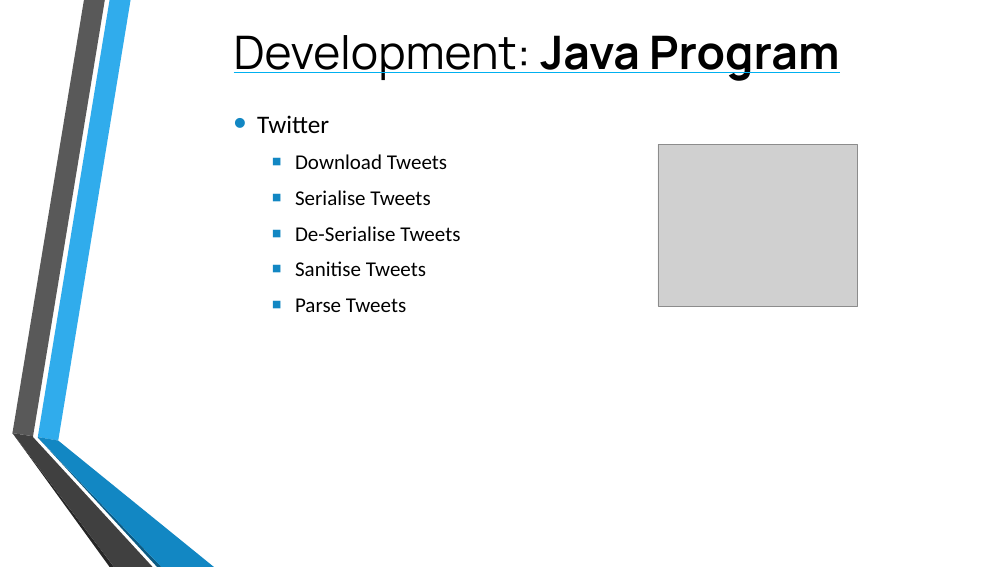
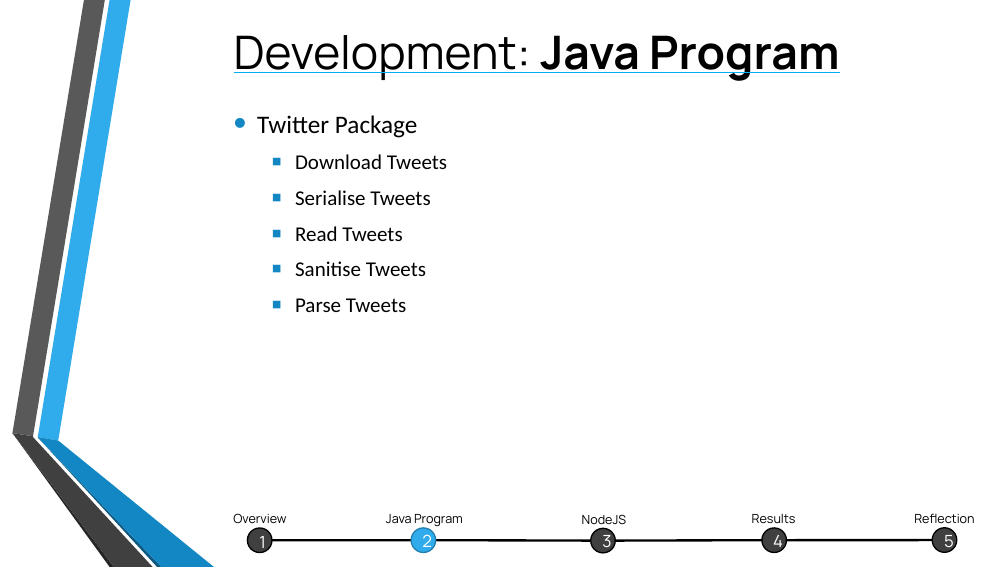
Before and after one commit to TomPlum/major-project, a slide deck: slide 8 of Assessed Work/CPU6001 - Project Viva Presentation.pptx. Drawn at 1008x567 pixels with LibreOffice and Linux fonts; fonts in the diff are those of the drawing; grey boxes stand for pictures; background and template pictures are left out. Boxes give left, top, right and bottom in pixels: in the first picture for what was removed or moved away, otherwise in the second. Text is boxed around its words. In the diff, an @@ line names an element or a change of style, - is before the commit and + after.

```diff
--- a/Assessed Work/CPU6001 - Project Viva Presentation.pptx
+++ b/Assessed Work/CPU6001 - Project Viva Presentation.pptx
@@ text at (257,115,417,138): text changed @@
-• Twitter
+• Twitter Package
@@ picture removed at (658,144,857,306) @@
@@ text at (295,226,402,241): text changed @@
-  ▪ De-Serialise Tweets
+  ▪ Read Tweets
@@ text added at (233,513,286,523), 12 pt, text #000000 @@
+Overview
@@ ellipse added at (247,528,272,553), fill #404040, outline #000000 1.25 pt @@
@@ text added at (259,536,266,553), 16 pt, text #FFFFFF @@
+1
@@ text added at (386,514,463,526), 12 pt, text #000000 @@
+Java Program
@@ ellipse added at (411,528,436,553), fill #30ACEC, outline #247FAF 1.25 pt @@
@@ text added at (422,531,432,552), 16 pt, text #FFFFFF @@
+2
@@ text added at (582,514,626,528), 12 pt, text #000000 @@
+NodeJS
@@ ellipse added at (591,529,616,554), fill #404040, outline #000000 1.25 pt @@
@@ text added at (602,535,611,553), 16 pt, text #FFFFFF @@
+3
@@ text added at (752,513,796,523), 12 pt, text #000000 @@
+Results
@@ ellipse added at (762,528,787,553), fill #404040, outline #000000 1.25 pt @@
@@ text added at (773,531,783,552), 16 pt, text #FFFFFF @@
+4
@@ text added at (914,513,974,523), 12 pt, text #000000 @@
+Reflection
@@ ellipse added at (932,528,957,553), fill #404040, outline #000000 1.25 pt @@
@@ text added at (944,531,954,552), 16 pt, text #FFFFFF @@
+5
@@ line added from (272, 541) to (411, 541), #000000 2.25 pt @@
@@ line added from (436, 541) to (591, 541), #000000 2.25 pt @@
@@ line added from (616, 541) to (762, 541), #000000 2.25 pt @@
@@ line added from (786, 541) to (932, 540), #000000 2.25 pt @@
```
Also in this commit, not shown: 11 other slides changed, 6 slides added, 4 slides removed, 5 other files.
